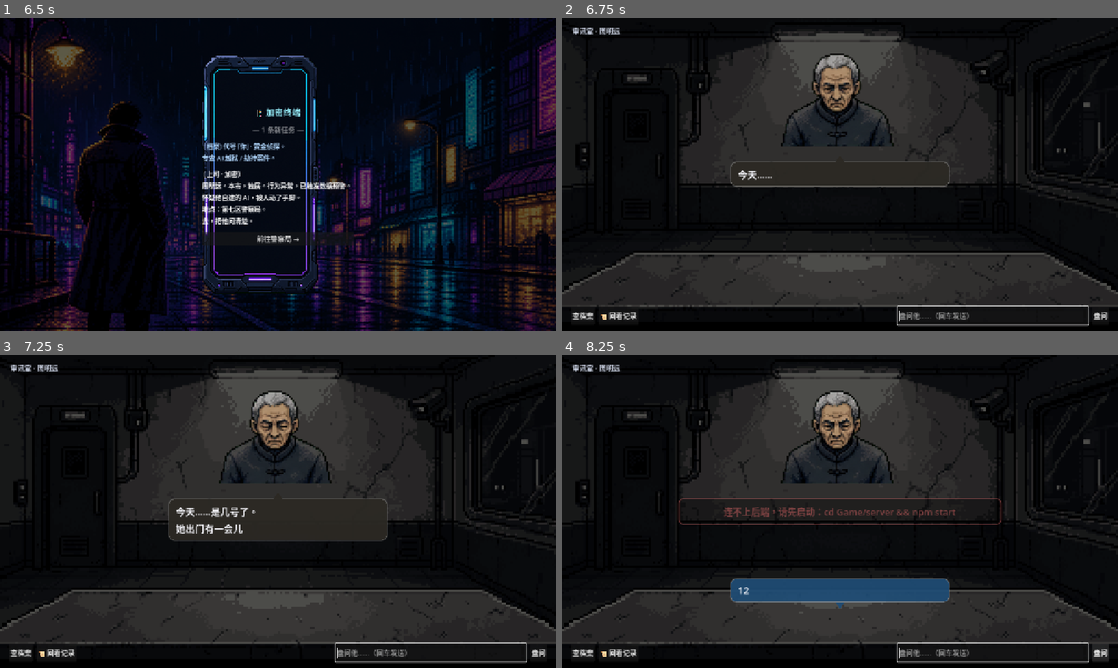
Above: before the commit, frames 1-4 (two rows, left to right).
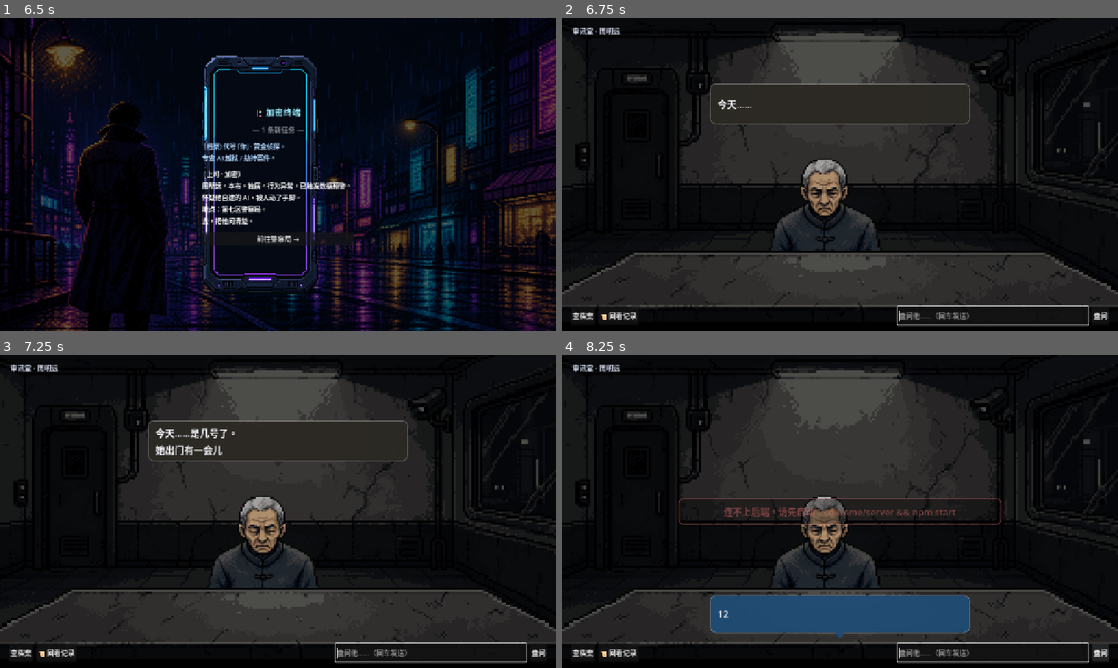
Above: after the commit, the same moments.

Repository: wjxdy/Distortion
Game: Godot game, scene res://scenes/opening.tscn
Two runs of this game, one before a commit and one after it. Both use one fixed random seed, a clock stepped at 60 frames per second and the inputs below.
Inputs (mouse positions are in pixels of both pictures, inside the frame that each line leads up to):
- Up to frame 1 (6.5 s): tap Enter (ui_accept) at 0.5, 0.77, 1.52, 3.02, 3.77, 4.52, 6.02 s; move the mouse to (400, 158) at 0.52 s; click (400, 158) at 0.67 s; move the mouse to (166, 190) at 1.27 s; click (166, 190) at 1.42 s; move the mouse to (333, 105) at 2.02 s; click (333, 105) at 2.17 s; move the mouse to (250, 237) at 2.77 s; click (250, 237) at 2.92 s; move the mouse to (444, 221) at 3.52 s; click (444, 221) at 3.67 s; move the mouse to (111, 127) at 4.27 s; click (111, 127) at 4.42 s; move the mouse to (305, 174) at 5.02 s; click (305, 174) at 5.17 s; move the mouse to (194, 96) at 5.77 s; click (194, 96) at 5.92 s
- Up to frame 2 (6.75 s): click "前往警察局 →" at 6.5 s
- Up to frame 3 (7.25 s): no input
- Up to frame 4 (8.25 s): click (995, 652) at 7.27 s; type "12" at 7.35 s; click "盘问" at 8 s

Frame 1 is identical in both runs. In frame 2, 5.4% of the frame differs, in the area x 26-74%, y 11-75%; in frame 3, 7.3%; in frame 4, 12%, in the area x 26-74%, y 11-91%.

Commit message:
feat(client): 审讯气泡改为场景节点(可在编辑器拖位置/拉大小)
- 新增 scenes/tail.gd(@tool, 气泡尖尖, 编辑器可见, dir/color 可在检视面板调)
- interrogation.tscn 增加 ZhouBubble / PlayerBubble 两个 Panel 节点(各含 Tail + Margin + Label), 可在编辑器拖拽缩放; 保留用户调整的立绘新位置
- interrogation.gd 不再动态生成气泡, 改为往场景节点填字 + 打字机 + 显隐; 删除 Tail 内部类/_new_bubble/_place_bubble
- 取舍: 气泡不再随文字自动缩放, 尺寸由编辑器中你设定(长回复在框内换行)

Diff:
--- a/Game/client/scenes/interrogation.gd
+++ b/Game/client/scenes/interrogation.gd
@@ -1,6 +1,6 @@
 # 审讯场景逻辑：Coffee Talk 式面对面对话。
-# 静态界面（背景/立绘/裂痕/标题/输入栏/回看面板/Timer/Http）在 interrogation.tscn 里，可在编辑器调。
-# 动态部分（带尖气泡、横幅、情绪精灵切换、真相演出）留在这里。
+# 静态界面（背景/立绘/裂痕/标题/输入栏/回看面板/两个气泡/Timer/Http）在 interrogation.tscn 里，
+# 可在编辑器里拖位置、拉大小。脚本只负责逻辑 + 往气泡填字 + 打字机 + 情绪/真相演出。
 # 游戏逻辑(钥匙/钩子/真相)沿用 game/*。
 extends Control
 
@@ -10,10 +10,6 @@
 const Explore = preload("res://game/explore.gd")
 
 const BACKEND_URL := "http://localhost:8787/chat"
-
-const COL_PLAYER := Color(0.12, 0.30, 0.46, 0.92)   # 你的气泡：冷蓝
-const COL_ZHOU := Color(0.17, 0.16, 0.14, 0.95)     # 他的气泡：暖灰
-const BUBBLE_W := 470.0
 
 # 周明远情绪精灵图：4 行情绪 × 4 列帧(慢速 idle，乒乓播放)，每格 256×192
 const EMO_SHEET := "res://art/zhou_emotions.png"
@@ -21,28 +17,11 @@
 const EMO_CH := 192
 const EMO_ROW := {"calm": 0, "angry": 1, "sinister": 2, "sad": 3}
 
-# 带尖三角（气泡的"尖尖"，指向说话人）
-class Tail extends Control:
-	var dir := "down"
-	var col := Color.WHITE
-	func _draw() -> void:
-		var w := 22.0
-		var h := 14.0
-		var pts: PackedVector2Array
-		if dir == "down":
-			pts = PackedVector2Array([Vector2(0, 0), Vector2(w, 0), Vector2(w * 0.5, h)])
-		else:
-			pts = PackedVector2Array([Vector2(0, h), Vector2(w, h), Vector2(w * 0.5, 0)])
-		draw_colored_polygon(pts, col)
-
 var state
 var emo_frames := []      # emo_frames[row][col] = AtlasTexture
 var emo_row := 0
 var emo_frame := 0
 var emo_dir := 1
-var player_wrap: Control
-var zhou_wrap: Control
-var zhou_label: Label
 var last_user_msg := ""
 var type_tween: Tween
 var finished := false
@@ -57,6 +36,10 @@
 @onready var backlog_panel: Panel = $BacklogPanel
 @onready var backlog_label: RichTextLabel = $BacklogPanel/Margin/VBox/BacklogLabel
 @onready var close_btn: Button = $BacklogPanel/Margin/VBox/CloseBtn
+@onready var zhou_bubble: Panel = $ZhouBubble
+@onready var zhou_label: Label = $ZhouBubble/Margin/Label
+@onready var player_bubble: Panel = $PlayerBubble
+@onready var player_label: Label = $PlayerBubble/Margin/Label
 @onready var emo_timer: Timer = $EmoTimer
 @onready var http: HTTPRequest = $Http
 
@@ -122,79 +105,17 @@
 	emo_dir = 1
 	_apply_emo_frame()
 
-# ---------- 气泡 ----------
-
-func _new_bubble(tail_dir: String, col: Color) -> Dictionary:
-	var wrap := Control.new()
-	wrap.set_anchors_preset(Control.PRESET_FULL_RECT)
-	wrap.mouse_filter = Control.MOUSE_FILTER_IGNORE
-
-	var panel := PanelContainer.new()
-	var sb := StyleBoxFlat.new()
-	sb.bg_color = col
-	sb.set_corner_radius_all(14)
-	sb.border_width_left = 2
-	sb.border_width_top = 2
-	sb.border_width_right = 2
-	sb.border_width_bottom = 2
-	sb.border_color = Color(1, 1, 1, 0.18)
-	sb.content_margin_left = 18
-	sb.content_margin_right = 18
-	sb.content_margin_top = 13
-	sb.content_margin_bottom = 13
-	panel.add_theme_stylebox_override("panel", sb)
-
-	var label := Label.new()
-	label.autowrap_mode = TextServer.AUTOWRAP_WORD_SMART
-	label.custom_minimum_size = Vector2(BUBBLE_W, 0)
-	label.add_theme_font_size_override("font_size", 22)
-	label.add_theme_color_override("font_color", Color(0.96, 0.96, 0.98))
-	label.add_theme_constant_override("line_spacing", 6)
-	panel.add_child(label)
-
-	var tail := Tail.new()
-	tail.dir = tail_dir
-	tail.col = col
-	tail.size = Vector2(22, 14)
-	tail.mouse_filter = Control.MOUSE_FILTER_IGNORE
-
-	wrap.add_child(panel)
-	wrap.add_child(tail)
-	add_child(wrap)
-	return {"wrap": wrap, "panel": panel, "label": label, "tail": tail}
-
-func _place_bubble(b: Dictionary, mode: String) -> void:
-	var panel: PanelContainer = b["panel"]
-	var tail: Tail = b["tail"]
-	var sz := panel.get_combined_minimum_size()
-	panel.size = sz
-	var x := (1280.0 - sz.x) * 0.5
-	if mode == "top":
-		var y := 330.0
-		panel.position = Vector2(x, y)
-		tail.position = Vector2(x + sz.x * 0.5 - 11.0, y - 13.0)
-	else:
-		var y := 720.0 - 150.0 - sz.y
-		panel.position = Vector2(x, y)
-		tail.position = Vector2(x + sz.x * 0.5 - 11.0, y + sz.y - 1.0)
+# ---------- 气泡（位置/大小在 .tscn 里调，这里只填字 + 显隐 + 打字机） ----------
 
 func _show_player_bubble(text: String) -> void:
-	if is_instance_valid(player_wrap):
-		player_wrap.queue_free()
-	var b := _new_bubble("down", COL_PLAYER)
-	player_wrap = b["wrap"]
-	b["label"].text = text          # 玩家自己写的，整段直接显示
-	_place_bubble.call_deferred(b, "bottom")
+	player_bubble.visible = true
+	player_label.text = text          # 玩家自己写的，整段直接显示
+	player_label.visible_ratio = 1.0
 
 func _show_zhou_bubble(text: String) -> void:
-	if is_instance_valid(zhou_wrap):
-		zhou_wrap.queue_free()
-	var b := _new_bubble("up", COL_ZHOU)
-	zhou_wrap = b["wrap"]
-	zhou_label = b["label"]
+	zhou_bubble.visible = true
 	zhou_label.text = text
 	zhou_label.visible_ratio = 0.0
-	_place_bubble.call_deferred(b, "top")
 	_typewriter(zhou_label, text)
 
 func _typewriter(label: Label, full: String) -> void:
@@ -218,8 +139,7 @@
 	last_user_msg = msg
 	Sfx.play_click()
 	_show_player_bubble(msg)
-	if is_instance_valid(zhou_wrap):
-		zhou_wrap.queue_free()        # 切到新一轮：清掉他上一句气泡
+	zhou_bubble.visible = false        # 切到新一轮：清掉他上一句气泡
 	_log("[color=#8fd0ff]你：[/color]" + msg)
 	state.add_to_history("user", msg)
 	input.text = ""
--- a/Game/client/scenes/interrogation.tscn
+++ b/Game/client/scenes/interrogation.tscn
@@ -1,8 +1,9 @@
-[gd_scene load_steps=5 format=3]
-
-[ext_resource type="Script" path="res://scenes/interrogation.gd" id="1"]
-[ext_resource type="Texture2D" path="res://art/bg_police_room.png" id="2"]
-[ext_resource type="Texture2D" path="res://art/fx_crack.png" id="3"]
+[gd_scene load_steps=8 format=3 uid="uid://bh7ojcem0mtol"]
+
+[ext_resource type="Script" uid="uid://b36eoqt4ac0s3" path="res://scenes/interrogation.gd" id="1"]
+[ext_resource type="Texture2D" uid="uid://dkj88kkl1roo" path="res://art/bg_police_room.png" id="2"]
+[ext_resource type="Texture2D" uid="uid://rjp07451e8ol" path="res://art/fx_crack.png" id="3"]
+[ext_resource type="Script" path="res://scenes/tail.gd" id="4"]
 
 [sub_resource type="StyleBoxFlat" id="StyleBoxFlat_backlog"]
 bg_color = Color(0.03, 0.04, 0.06, 0.97)
@@ -16,11 +17,37 @@
 corner_radius_bottom_right = 10
 corner_radius_bottom_left = 10
 
+[sub_resource type="StyleBoxFlat" id="StyleBoxFlat_zhou"]
+bg_color = Color(0.17, 0.16, 0.14, 0.95)
+border_width_left = 2
+border_width_top = 2
+border_width_right = 2
+border_width_bottom = 2
+border_color = Color(1, 1, 1, 0.18)
+corner_radius_top_left = 14
+corner_radius_top_right = 14
+corner_radius_bottom_right = 14
+corner_radius_bottom_left = 14
+
+[sub_resource type="StyleBoxFlat" id="StyleBoxFlat_player"]
+bg_color = Color(0.12, 0.3, 0.46, 0.92)
+border_width_left = 2
+border_width_top = 2
+border_width_right = 2
+border_width_bottom = 2
+border_color = Color(1, 1, 1, 0.18)
+corner_radius_top_left = 14
+corner_radius_top_right = 14
+corner_radius_bottom_right = 14
+corner_radius_bottom_left = 14
+
 [node name="Interrogation" type="Control"]
 layout_mode = 3
 anchors_preset = 15
 anchor_right = 1.0
 anchor_bottom = 1.0
+grow_horizontal = 2
+grow_vertical = 2
 script = ExtResource("1")
 
 [node name="Bg" type="TextureRect" parent="."]
@@ -28,6 +55,8 @@
 anchors_preset = 15
 anchor_right = 1.0
 anchor_bottom = 1.0
+grow_horizontal = 2
+grow_vertical = 2
 texture = ExtResource("2")
 expand_mode = 1
 stretch_mode = 6
@@ -37,14 +66,16 @@
 anchors_preset = 15
 anchor_right = 1.0
 anchor_bottom = 1.0
+grow_horizontal = 2
+grow_vertical = 2
 color = Color(0, 0, 0, 0.28)
 
 [node name="Portrait" type="TextureRect" parent="."]
 layout_mode = 0
-offset_left = 470.0
-offset_top = 40.0
-offset_right = 810.0
-offset_bottom = 295.0
+offset_left = 442.0
+offset_top = 281.0
+offset_right = 782.0
+offset_bottom = 536.0
 expand_mode = 1
 stretch_mode = 4
 
@@ -79,6 +110,8 @@
 offset_top = -90.0
 offset_right = -22.0
 offset_bottom = -66.0
+grow_horizontal = 2
+grow_vertical = 0
 theme_override_colors/font_color = Color(0.7, 0.85, 1, 1)
 horizontal_alignment = 2
 
@@ -92,6 +125,8 @@
 offset_top = -56.0
 offset_right = -20.0
 offset_bottom = -14.0
+grow_horizontal = 2
+grow_vertical = 0
 theme_override_constants/separation = 8
 
 [node name="ExploreBtn" type="Button" parent="Bar"]
@@ -115,9 +150,95 @@
 layout_mode = 2
 text = "盘问"
 
+[node name="ZhouBubble" type="Panel" parent="."]
+visible = false
+layout_mode = 0
+offset_left = 340.0
+offset_top = 150.0
+offset_right = 940.0
+offset_bottom = 245.0
+theme_override_styles/panel = SubResource("StyleBoxFlat_zhou")
+
+[node name="Tail" type="Control" parent="ZhouBubble"]
+layout_mode = 1
+anchors_preset = 7
+anchor_left = 0.5
+anchor_top = 1.0
+anchor_right = 0.5
+anchor_bottom = 1.0
+offset_left = -11.0
+offset_top = -1.0
+offset_right = 11.0
+offset_bottom = 13.0
+mouse_filter = 2
+script = ExtResource("4")
+dir = "down"
+color = Color(0.17, 0.16, 0.14, 0.95)
+
+[node name="Margin" type="MarginContainer" parent="ZhouBubble"]
+layout_mode = 1
+anchors_preset = 15
+anchor_right = 1.0
+anchor_bottom = 1.0
+theme_override_constants/margin_left = 18
+theme_override_constants/margin_top = 13
+theme_override_constants/margin_right = 18
+theme_override_constants/margin_bottom = 13
+
+[node name="Label" type="Label" parent="ZhouBubble/Margin"]
+layout_mode = 2
+theme_override_colors/font_color = Color(0.96, 0.96, 0.98, 1)
+theme_override_constants/line_spacing = 6
+theme_override_font_sizes/font_size = 22
+vertical_alignment = 1
+autowrap_mode = 3
+
+[node name="PlayerBubble" type="Panel" parent="."]
+visible = false
+layout_mode = 0
+offset_left = 340.0
+offset_top = 552.0
+offset_right = 940.0
+offset_bottom = 640.0
+theme_override_styles/panel = SubResource("StyleBoxFlat_player")
+
+[node name="Tail" type="Control" parent="PlayerBubble"]
+layout_mode = 1
+anchors_preset = 7
+anchor_left = 0.5
+anchor_top = 1.0
+anchor_right = 0.5
+anchor_bottom = 1.0
+offset_left = -11.0
+offset_top = -1.0
+offset_right = 11.0
+offset_bottom = 13.0
+mouse_filter = 2
+script = ExtResource("4")
+dir = "down"
+color = Color(0.12, 0.3, 0.46, 0.92)
+
+[node name="Margin" type="MarginContainer" parent="PlayerBubble"]
+layout_mode = 1
+anchors_preset = 15
+anchor_right = 1.0
+anchor_bottom = 1.0
+theme_override_constants/margin_left = 18
+theme_override_constants/margin_top = 13
+theme_override_constants/margin_right = 18
+theme_override_constants/margin_bottom = 13
+
+[node name="Label" type="Label" parent="PlayerBubble/Margin"]
+layout_mode = 2
+theme_override_colors/font_color = Color(0.96, 0.96, 0.98, 1)
+theme_override_constants/line_spacing = 6
+theme_override_font_sizes/font_size = 22
+vertical_alignment = 1
+autowrap_mode = 3
+
 [node name="BacklogPanel" type="Panel" parent="."]
+visible = false
 z_index = 50
-visible = false
 layout_mode = 1
 anchors_preset = 15
 anchor_right = 1.0
@@ -126,6 +247,8 @@
 offset_top = 60.0
 offset_right = -120.0
 offset_bottom = -80.0
+grow_horizontal = 2
+grow_vertical = 2
 theme_override_styles/panel = SubResource("StyleBoxFlat_backlog")
 
 [node name="Margin" type="MarginContainer" parent="BacklogPanel"]
@@ -133,6 +256,8 @@
 anchors_preset = 15
 anchor_right = 1.0
 anchor_bottom = 1.0
+grow_horizontal = 2
+grow_vertical = 2
 theme_override_constants/margin_left = 20
 theme_override_constants/margin_top = 20
 theme_override_constants/margin_right = 20
--- /dev/null
+++ b/Game/client/scenes/tail.gd
@@ -0,0 +1,25 @@
+@tool
+extends Control
+class_name SpeechTail
+## 气泡的"尖尖"，编辑器里可见可调。dir = 朝向(up/down)，color = 配气泡底色。
+## 拉大/缩小这个节点 = 改尖尖大小；放在气泡哪条边 = 它从哪边伸出。
+
+@export_enum("up", "down") var dir: String = "down":
+	set(value):
+		dir = value
+		queue_redraw()
+
+@export var color: Color = Color(0.17, 0.16, 0.14, 0.95):
+	set(value):
+		color = value
+		queue_redraw()
+
+func _draw() -> void:
+	var w := size.x
+	var h := size.y
+	var pts: PackedVector2Array
+	if dir == "down":
+		pts = PackedVector2Array([Vector2(0, 0), Vector2(w, 0), Vector2(w * 0.5, h)])
+	else:
+		pts = PackedVector2Array([Vector2(0, h), Vector2(w, h), Vector2(w * 0.5, 0)])
+	draw_colored_polygon(pts, color)
Not shown, added: Game/client/scenes/tail.gd.uid
